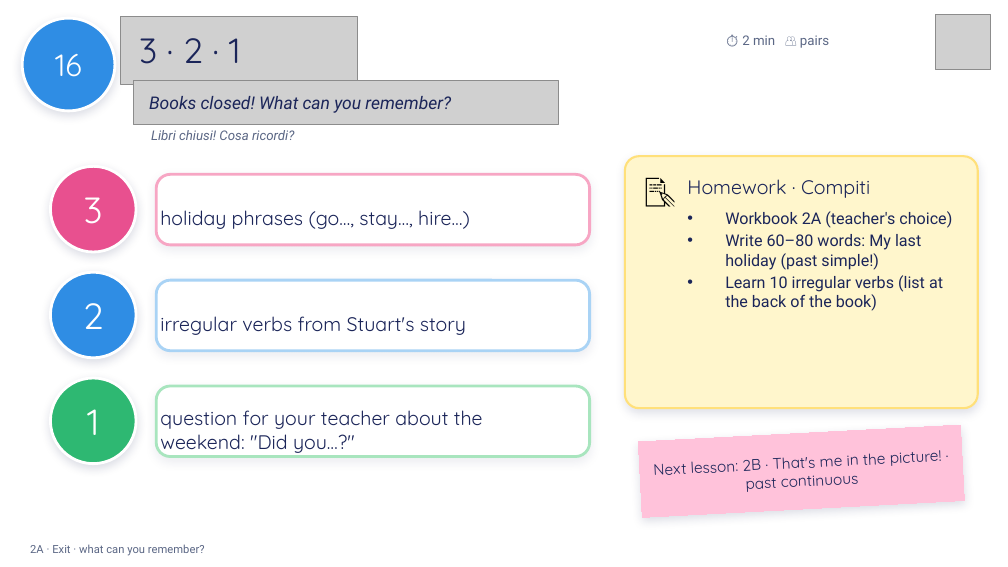
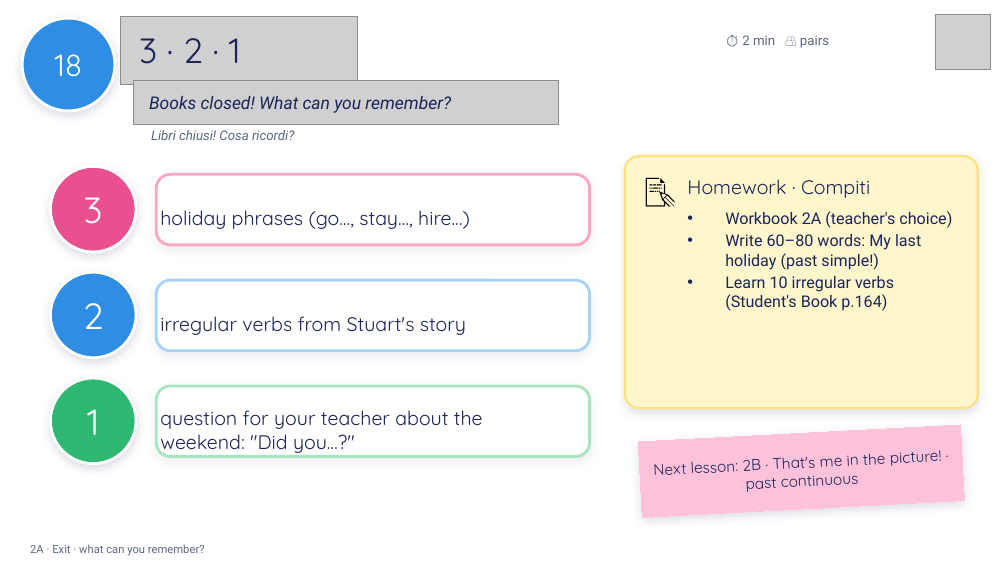
Before and after one commit to londonlanguageschool/Bagheria-, a slide deck: slide 18 of materials/A2/A2_2A_Wheres_my_passport_v3.pptx (slide 16 before the commit). Drawn at 1008x567 pixels with LibreOffice and Linux fonts; fonts in the diff are those of the drawing; grey boxes stand for pictures; background and template pictures are left out. Boxes give left, top, right and bottom in pixels: in the first picture for what was removed or moved away, otherwise in the second. Text is boxed around its words. In the diff, an @@ line names an element or a change of style, - is before the commit and + after.

```diff
--- a/materials/A2/A2_2A_Wheres_my_passport_v3.pptx
+++ b/materials/A2/A2_2A_Wheres_my_passport_v3.pptx
@@ text in ellipse at box(55, 54, 83, 77): text changed @@
-16
+18
@@ text at box(725, 276, 894, 311): text changed @@
-• Learn 10 irregular verbs (list at the back of the book)
+• Learn 10 irregular verbs (Student's Book p.164)
```
Also in this commit, not shown: 9 other slides changed, 4 slides added, 1 slide removed, 1 other file.
